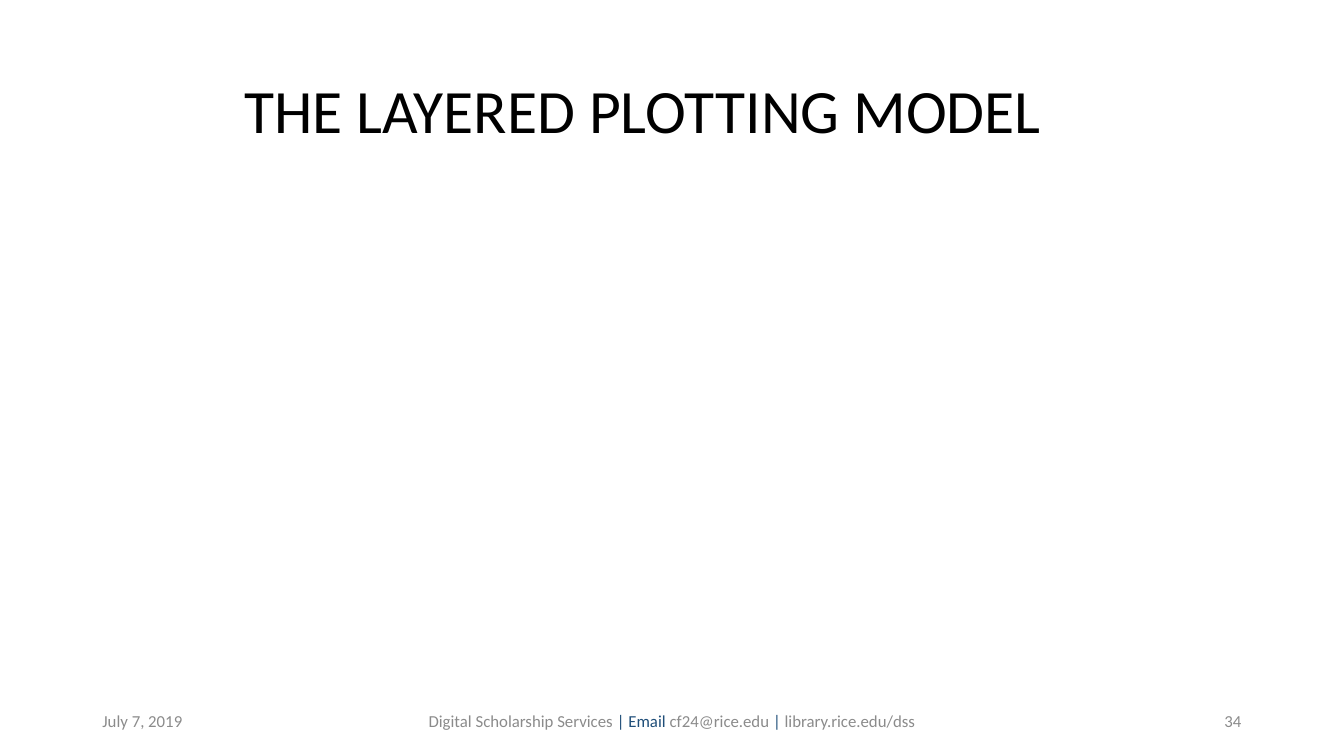
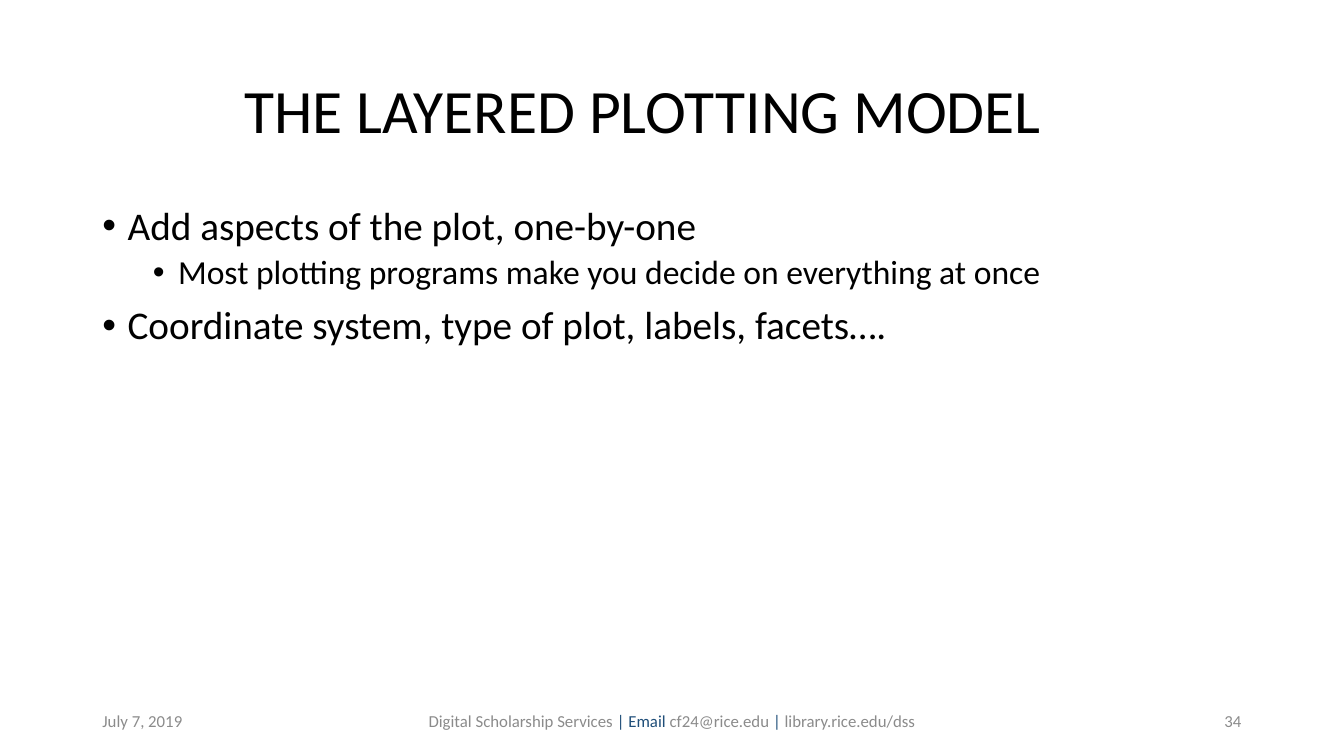
Before and after one commit to bakitybacon/rice-data-and-donuts, a slide deck: slide 34 of Rviz/R Visualization and Data Manipulation.pptx. Drawn at 1344x756 pixels with LibreOffice and Linux fonts; fonts in the diff are those of the drawing; background and template pictures are left out. Boxes give left, top, right and bottom in pixels: in the first picture for what was removed or moved away, otherwise in the second. Text is boxed around its words. In the diff, an @@ line names an element or a change of style, - is before the commit and + after.

```diff
--- a/Rviz/R Visualization and Data Manipulation.pptx
+++ b/Rviz/R Visualization and Data Manipulation.pptx
@@ text added at box(128, 212, 1040, 346), 28 pt, text #000000 @@
+• Add aspects of the plot, one-by-one
+  • Most plotting programs make you decide on everything at once
+• Coordinate system, type of plot, labels, facets….
```
Also in this commit, not shown: 11 other slides changed, 2 slides removed, 2 other files.
